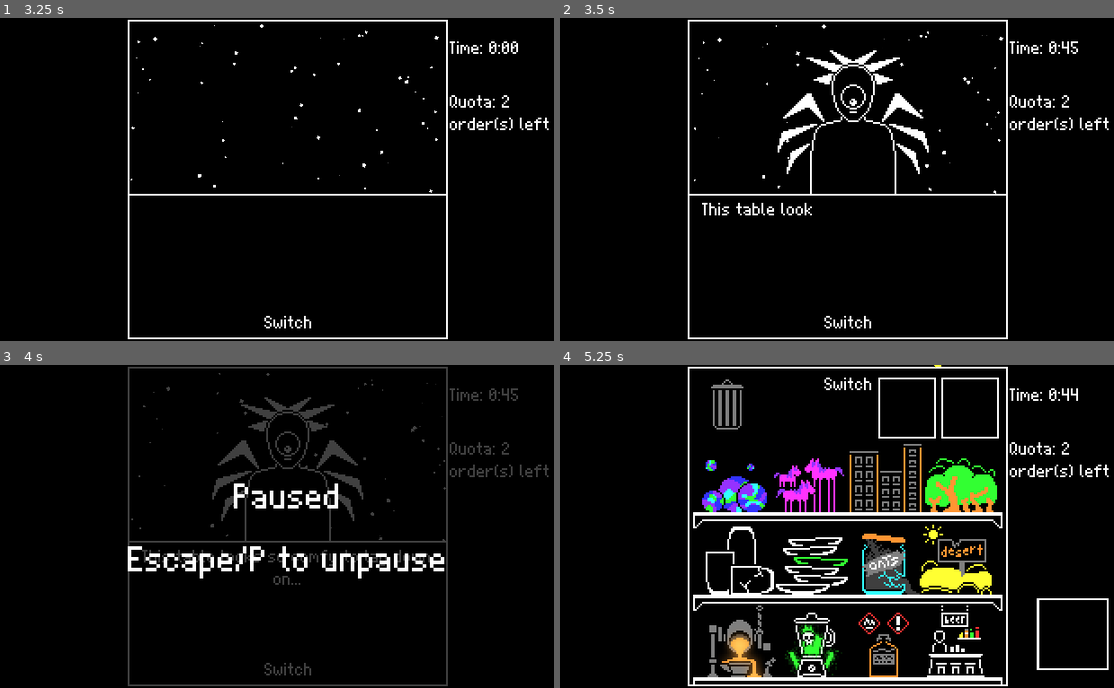
Above: before the commit, frames 1-4 (two rows, left to right).
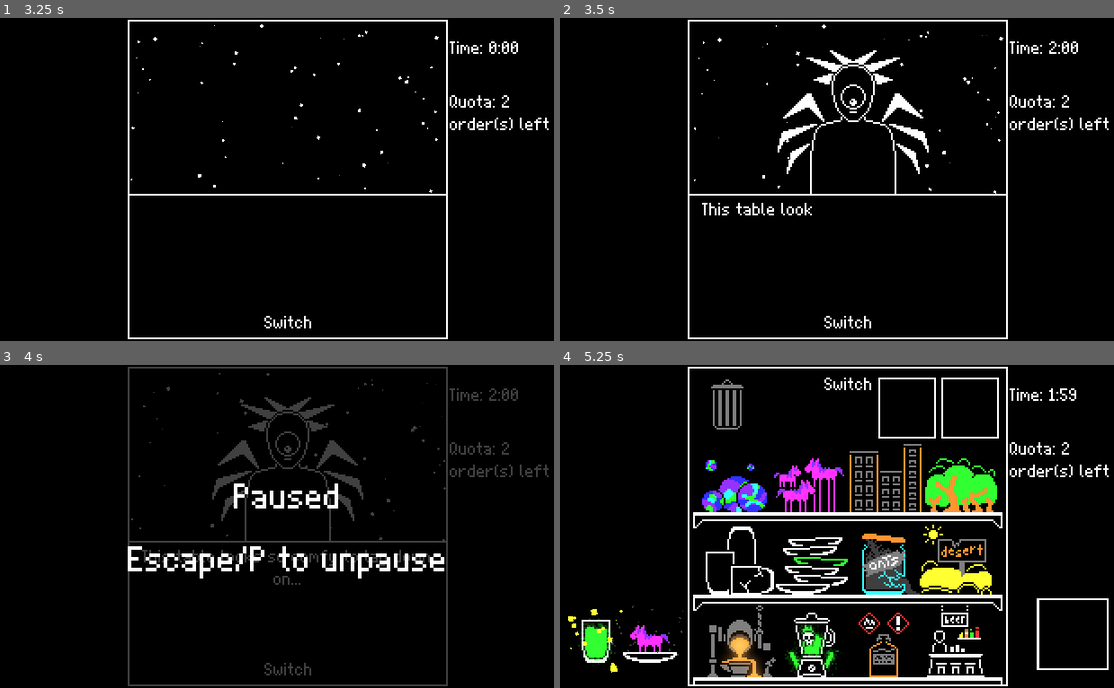
Above: after the commit, the same moments.

Repository: Banalian/BitBiscuit-GMTK2024
Game: Godot game, scene res://Scenes/main_menu.tscn
Two runs of this game, one before a commit and one after it. Both use one fixed random seed, a clock stepped at 60 frames per second and the inputs below.
Inputs (mouse positions are in pixels of both pictures, inside the frame that each line leads up to):
- Up to frame 1 (3.25 s): click "Play" at 0.5 s; click "Play" at 1.25 s; tap Enter at 2 s; move the mouse to (415, 163) at 2.02 s; tap P at 2.1, 2.85 s; click (415, 163) at 2.17 s; tap Space at 2.27, 3.02 s; move the mouse to (171, 195) at 2.77 s; click (171, 195) at 2.92 s
- Up to frame 2 (3.5 s): no input
- Up to frame 3 (4 s): move the mouse to (343, 455) at 3.52 s; tap P at 3.6 s; click (343, 455) at 3.67 s
- Up to frame 4 (5.25 s): move the mouse to (820, 591) at 4.27 s; tap P at 4.35 s; click (820, 591) at 4.42 s; tap Space at 4.52 s; click (903, 410) at 5 s

Frame 1 is identical in both runs. In frame 2, less than 0.1% of the frame differs, in the area x 88-94%, y 7-12%; in frame 3, less than 0.1%; in frame 4, 1.3%, in the area x 1-94%, y 0-96%.

Commit message:
fix(*): make first round longer, keep orders in view

Diff:
--- a/Scenes/game_manager.tscn
+++ b/Scenes/game_manager.tscn
@@ -34,14 +34,16 @@
 
 [node name="OrderManager" type="Node" parent="." node_paths=PackedStringArray("mix_displayer1", "mix_displayer2")]
 script = ExtResource("4_e0hoh")
-mix_displayer1 = NodePath("OrderDisplay1")
-mix_displayer2 = NodePath("OrderDisplay2")
+mix_displayer1 = NodePath("CanvasLayer/OrderDisplay1")
+mix_displayer2 = NodePath("CanvasLayer/OrderDisplay2")
 
-[node name="OrderDisplay1" parent="OrderManager" instance=ExtResource("5_4xh1p")]
-position = Vector2(152, 15)
+[node name="CanvasLayer" type="CanvasLayer" parent="OrderManager"]
 
-[node name="OrderDisplay2" parent="OrderManager" instance=ExtResource("5_4xh1p")]
-position = Vector2(194, 15)
+[node name="OrderDisplay1" parent="OrderManager/CanvasLayer" instance=ExtResource("5_4xh1p")]
+position = Vector2(20, 150)
+
+[node name="OrderDisplay2" parent="OrderManager/CanvasLayer" instance=ExtResource("5_4xh1p")]
+position = Vector2(50, 150)
 
 [node name="EndRoundTimer" type="Timer" parent="."]
 one_shot = true
--- a/Scenes/main.tscn
+++ b/Scenes/main.tscn
@@ -458,12 +458,6 @@
 [node name="OrderManager" parent="GameManager" index="2" node_paths=PackedStringArray("root_node")]
 root_node = NodePath("../..")
 
-[node name="OrderDisplay1" parent="GameManager/OrderManager" index="0"]
-position = Vector2(200, 160)
-
-[node name="OrderDisplay2" parent="GameManager/OrderManager" index="1"]
-position = Vector2(230, 160)
-
 [node name="Holder" parent="." node_paths=PackedStringArray("root_node") instance=ExtResource("22_irysh")]
 position = Vector2(285, 330)
 root_node = NodePath("..")
--- a/Scripts/game_manager.gd
+++ b/Scripts/game_manager.gd
@@ -38,9 +38,9 @@
 
 func _init() -> void:
 	# UGLY, but do the data init for the rounds here
-	var testRound = Round.new()
-	var round1 = Round.new(60, 5)
-	var round2 = Round.new(80, 10)
+	var testRound = Round.new(120.0)
+	var round1 = Round.new(80.0, 5)
+	var round2 = Round.new(80.0, 10)
 	rounds.append(testRound)
 	rounds.append(round1)
 	rounds.append(round2)
@@ -68,6 +68,9 @@
 func end_round():
 	ended_round.emit(rounds[_current_round], _completed_order)
 	_in_round = false
+	if client.view_shift:
+			client.view_shift = false
+			client.camera_base.position.y = 0.0
 	order_manager.clear_order()
 	if _completed_order < rounds[_current_round].order_quota:
 		print("not enough orders")
Not shown, changed: export_presets.cfg
